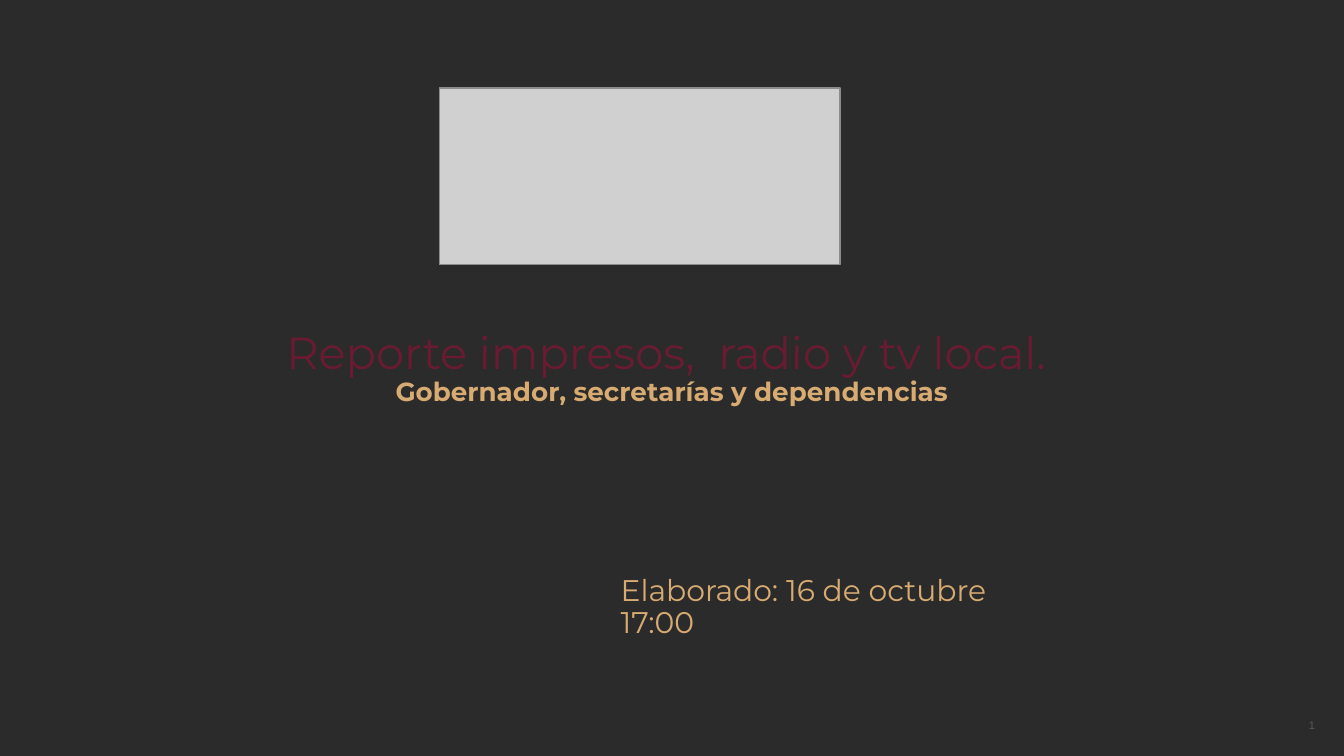
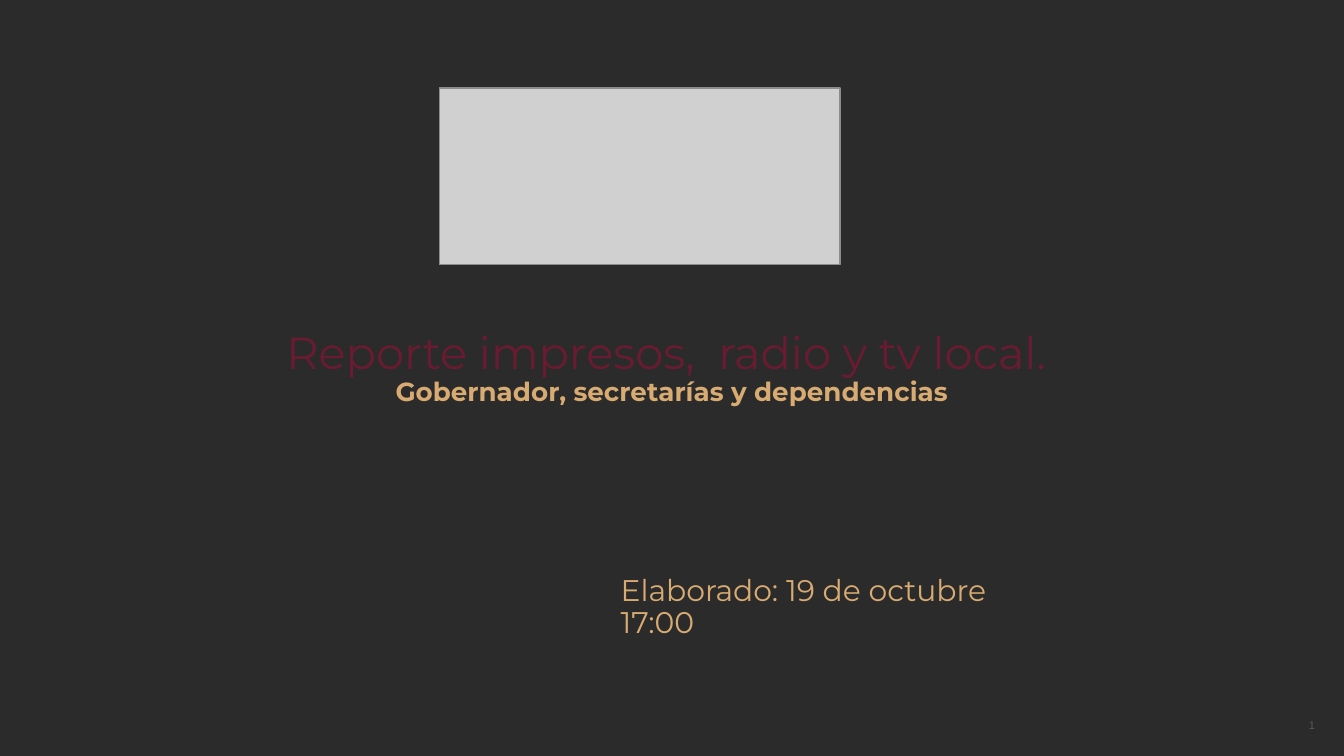
Before and after one commit to thelonious9/Reporteportadas, a slide deck: slide 1 of Reporte 191026.pptx. Drawn at 1344x756 pixels with LibreOffice and Linux fonts; fonts in the diff are those of the drawing; grey boxes stand for pictures; background and template pictures are left out; a plain dark background stands for a picture behind light text. Boxes give left, top, right and bottom in pixels: in the first picture for what was removed or moved away, otherwise in the second. Text is boxed around its words. In the diff, an @@ line names an element or a change of style, - is before the commit and + after.

```diff
--- a/Reporte 191026.pptx
+++ b/Reporte 191026.pptx
@@ text at bbox=[621, 579, 986, 601]: text changed @@
-Elaborado: 16 de octubre
+Elaborado: 19 de octubre
```
Also in this commit, not shown: 3 other slides changed, 2 slides added, 1 slide removed.
